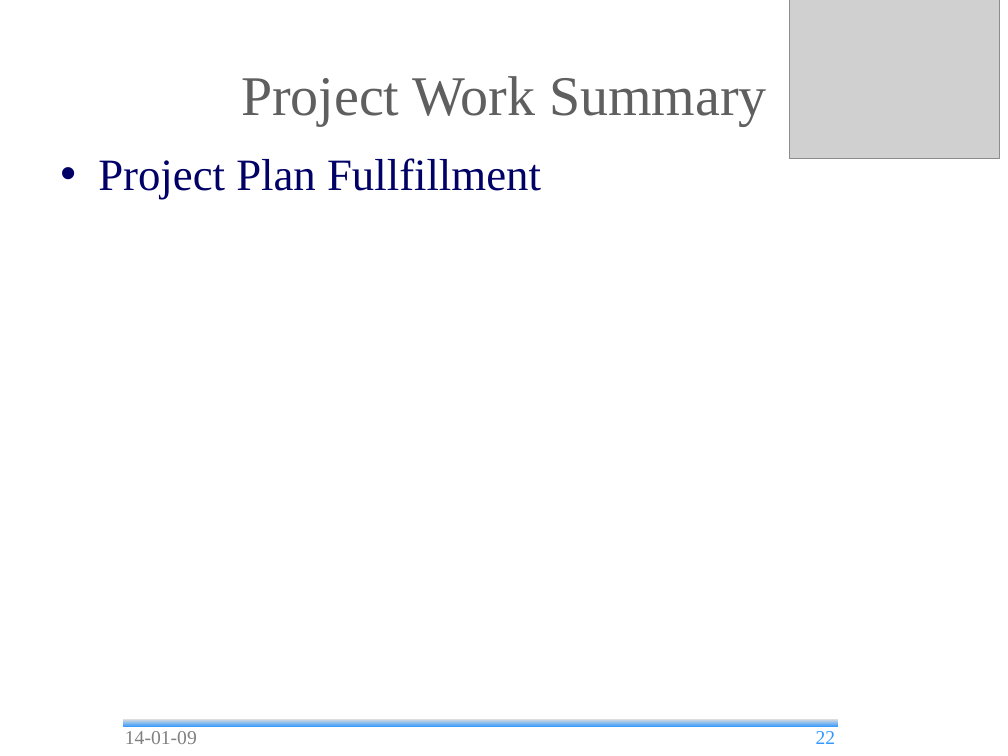
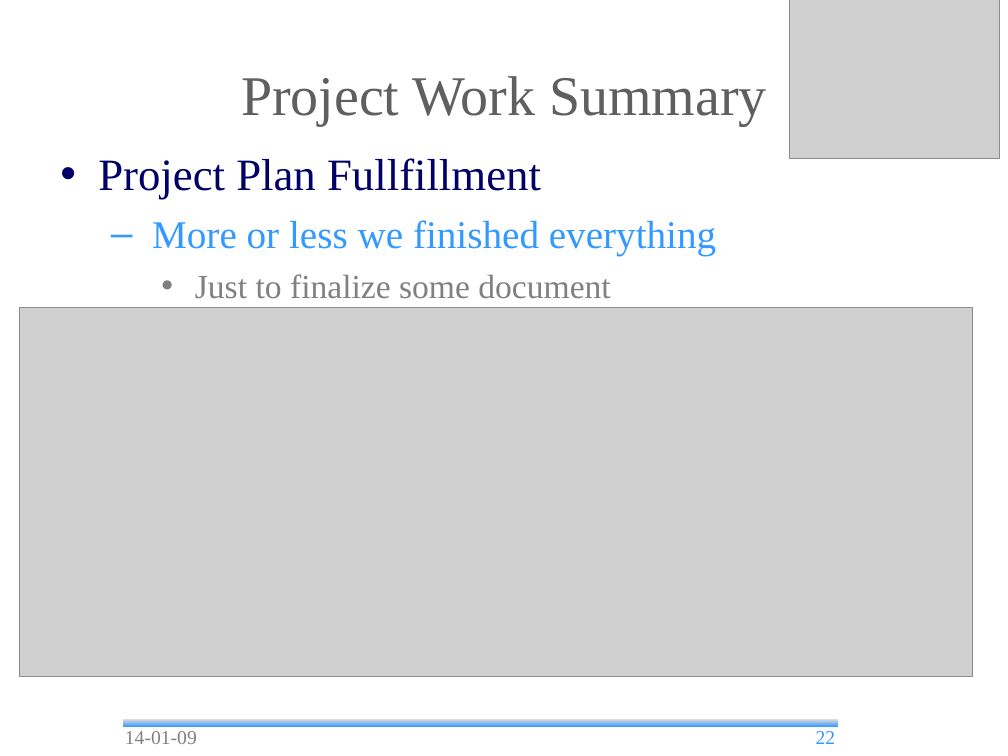
Before and after one commit to andrea-bottoli/DSD, a slide deck: slide 22 of Documentation/Presentations/Final_Presentation.odp. Drawn at 1008x756 pixels with LibreOffice and Linux fonts; fonts in the diff are those of the drawing; grey boxes stand for pictures; background and template pictures are left out. Boxes give left, top, right and bottom in pixels: in the first picture for what was removed or moved away, otherwise in the second. Text is boxed around its words. In the diff, an @@ line names an element or a change of style, - is before the commit and + after.

```diff
--- a/Documentation/Presentations/Final_Presentation.odp
+++ b/Documentation/Presentations/Final_Presentation.odp
@@ text at box(152, 220, 716, 298): paragraphs added @@
+  – More or less we finished everything
+    • Just to finalize some document
@@ picture added at box(20, 307, 973, 677) @@
```
Also in this commit, not shown: 8 other slides changed, 2 slides added, 1 slide removed, 3 other files.
